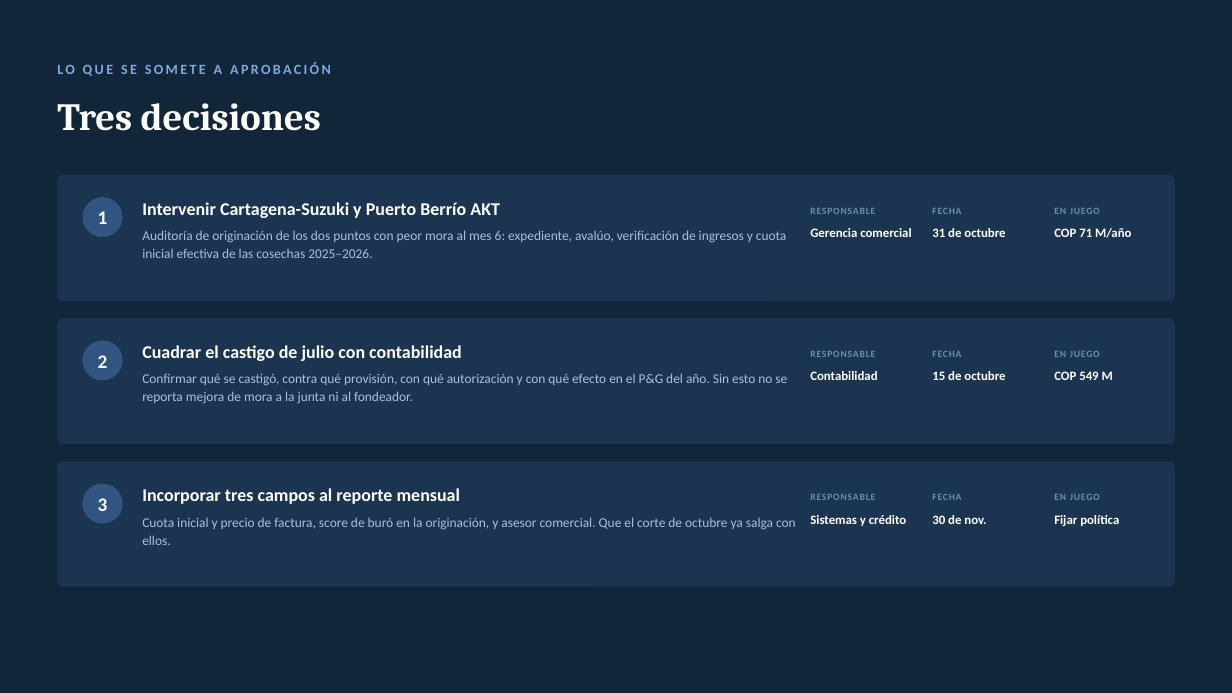
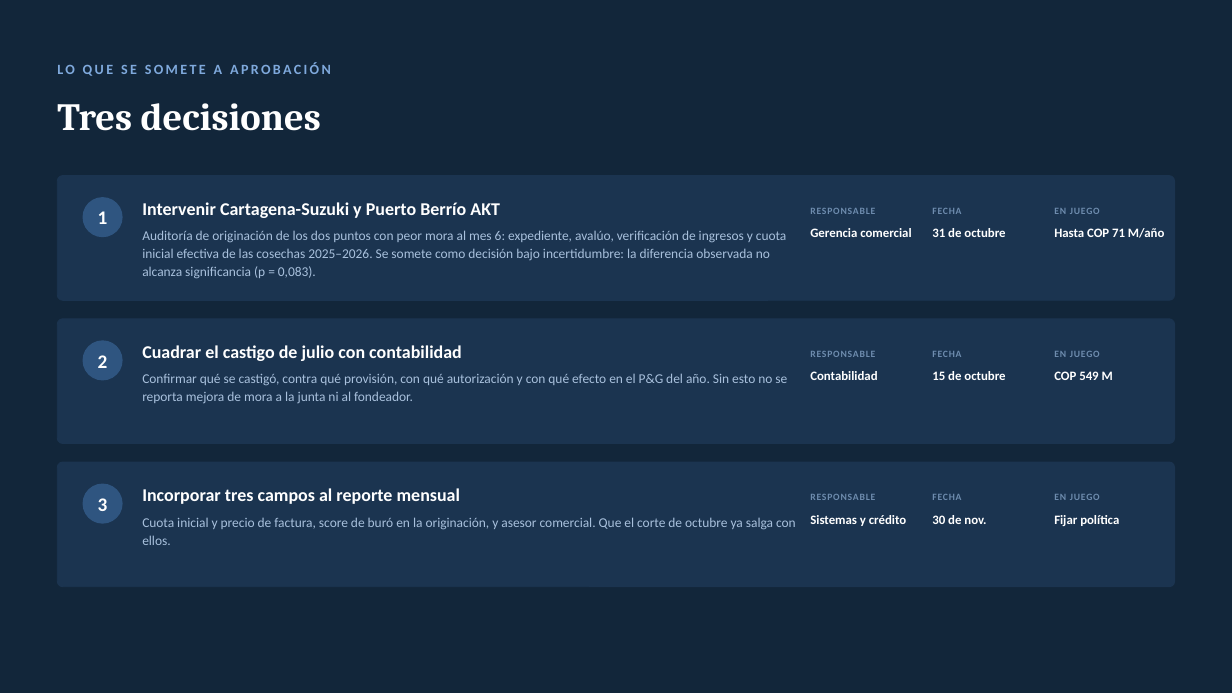
Before and after one commit to Coco-estadistica/coco-dashboard, a slide deck: slide 19 of cosechas_districolmotos/junta/Cosechas_Districolmotos_Junta.pptx. Drawn at 1232x693 pixels with LibreOffice and Linux fonts; fonts in the diff are those of the drawing. Boxes give left, top, right and bottom in pixels: in the first picture for what was removed or moved away, otherwise in the second. Text is boxed around its words. In the diff, an @@ line names an element or a change of style, - is before the commit and + after.

```diff
--- a/cosechas_districolmotos/junta/Cosechas_Districolmotos_Junta.pptx
+++ b/cosechas_districolmotos/junta/Cosechas_Districolmotos_Junta.pptx
@@ text at bbox=[142, 230, 786, 278]: text changed @@
-Auditoría de originación de los dos puntos con peor mora al mes 6: expediente, avalúo, verificación de ingresos y cuota inicial efectiva de las cosechas 2025–2026.
+Auditoría de originación de los dos puntos con peor mora al mes 6: expediente, avalúo, verificación de ingresos y cuota inicial efectiva de las cosechas 2025–2026. Se somete como decisión bajo incertidumbre: la diferencia observada no alcanza significancia (p = 0,083).
@@ text at bbox=[1054, 228, 1164, 238]: text changed @@
-COP 71 M/año
+Hasta COP 71 M/año
```
Also in this commit, not shown: 2 other slides changed, 9 other files.
